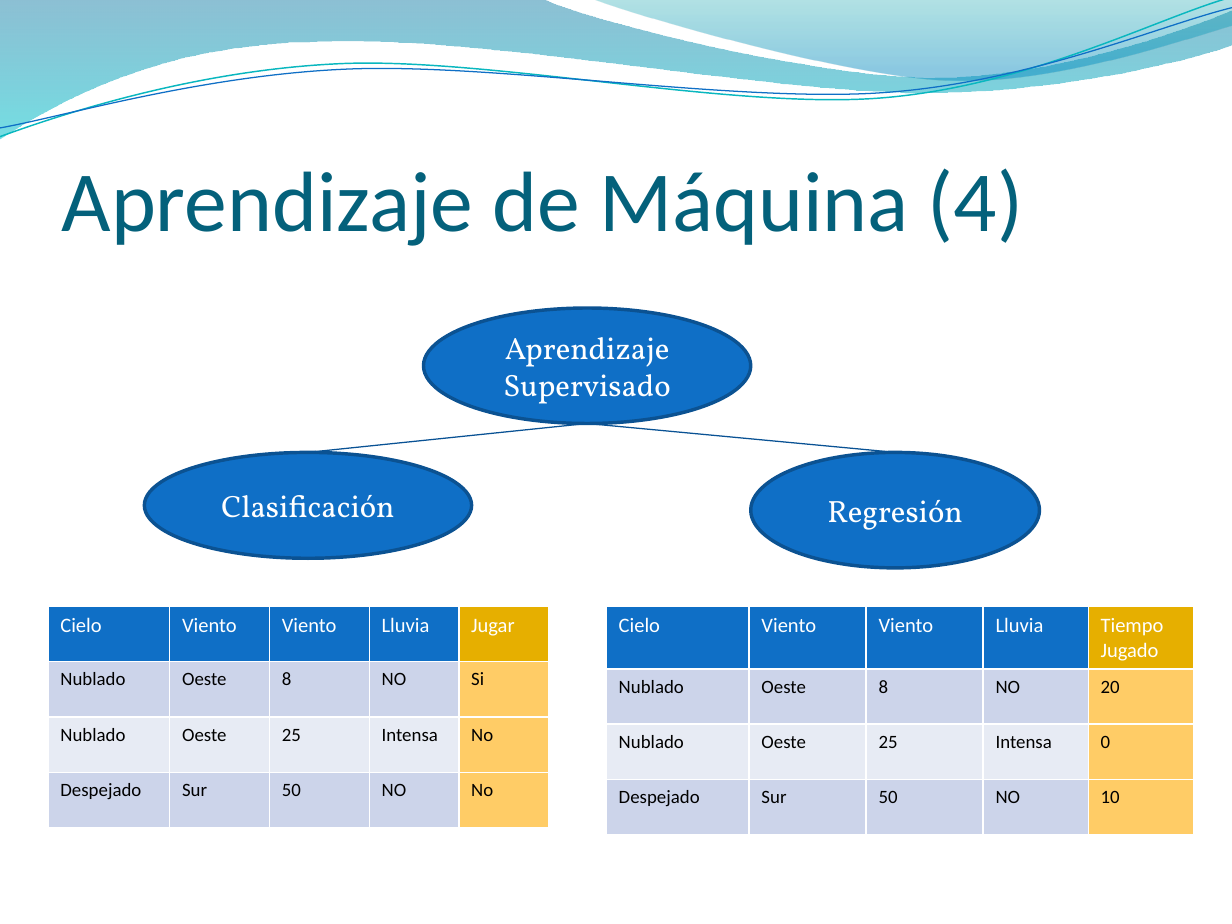
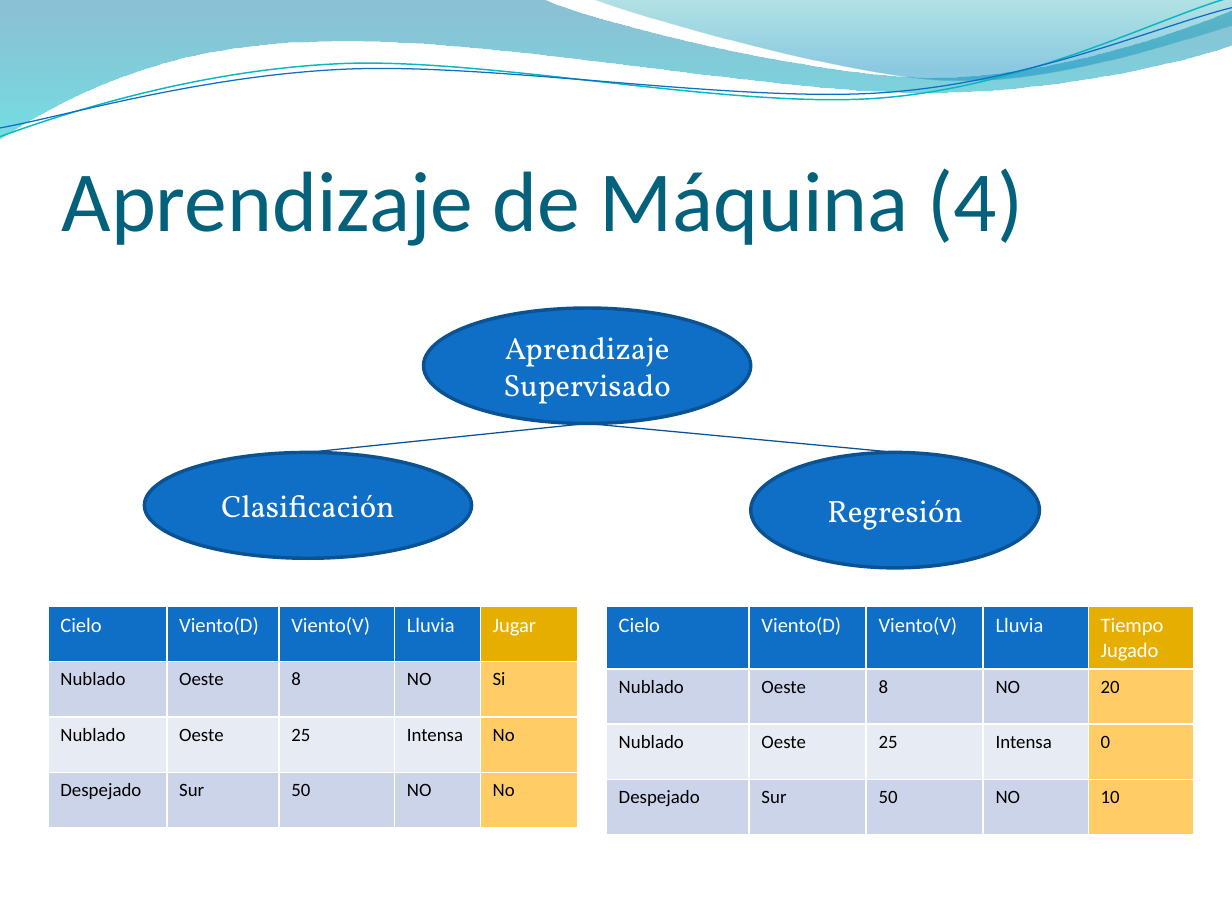
Before and after one commit to jaffadog/neuralito, a slide deck: slide 15 of neuralito/ArfGen/docs/Entregas/Informe Final/presentacion/esteban2.pptx. Drawn at 1232x924 pixels with LibreOffice and Linux fonts; fonts in the diff are those of the drawing; background and template pictures are left out. Boxes give left, top, right and bottom in pixels: in the first picture for what was removed or moved away, otherwise in the second. Text is boxed around its words. In the diff, an @@ line names an element or a change of style, - is before the commit and + after.

```diff
--- a/neuralito/ArfGen/docs/Entregas/Informe Final/presentacion/esteban2.pptx
+++ b/neuralito/ArfGen/docs/Entregas/Informe Final/presentacion/esteban2.pptx
@@ table at (48,606,578,828) @@
-row 1, column 2: Viento
+row 1, column 2: Viento(D)
-row 1, column 3: Viento
+row 1, column 3: Viento(V)
@@ table: place and size @@
-table at (48,606,549,828)
+table at (48,606,578,828)
@@ table at (606,606,1193,834) @@
-row 1, column 2: Viento
+row 1, column 2: Viento(D)
-row 1, column 3: Viento
+row 1, column 3: Viento(V)
```
Also in this commit, not shown: 1 other slide changed.
